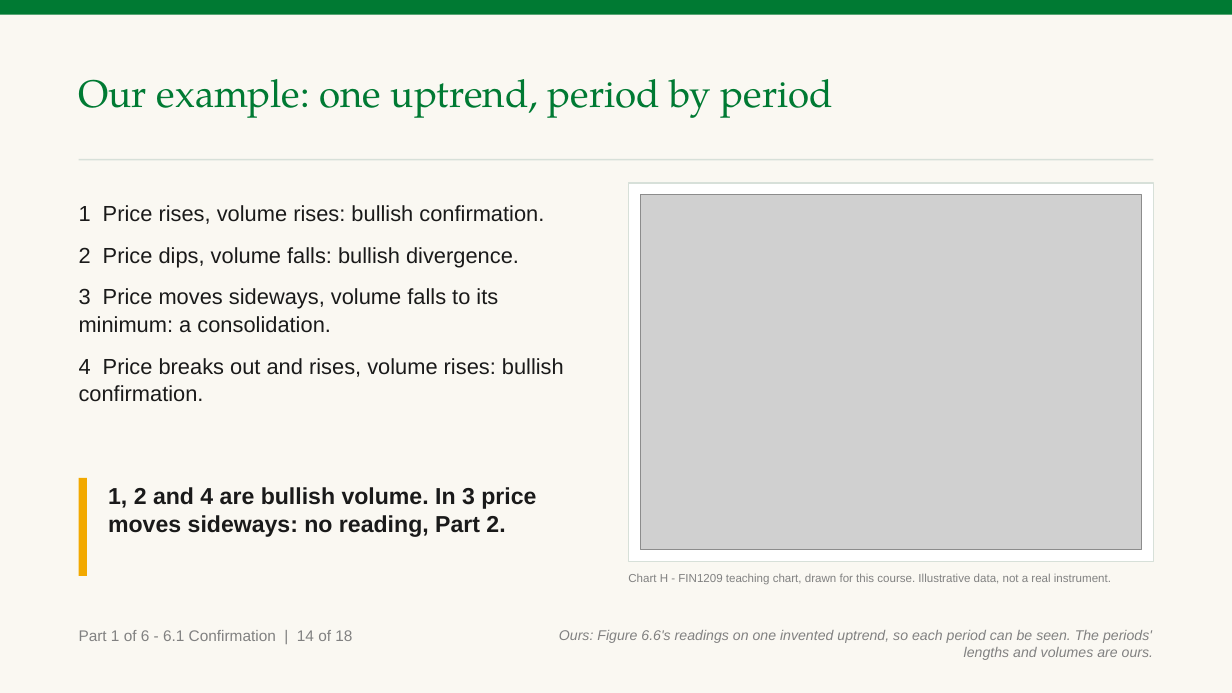
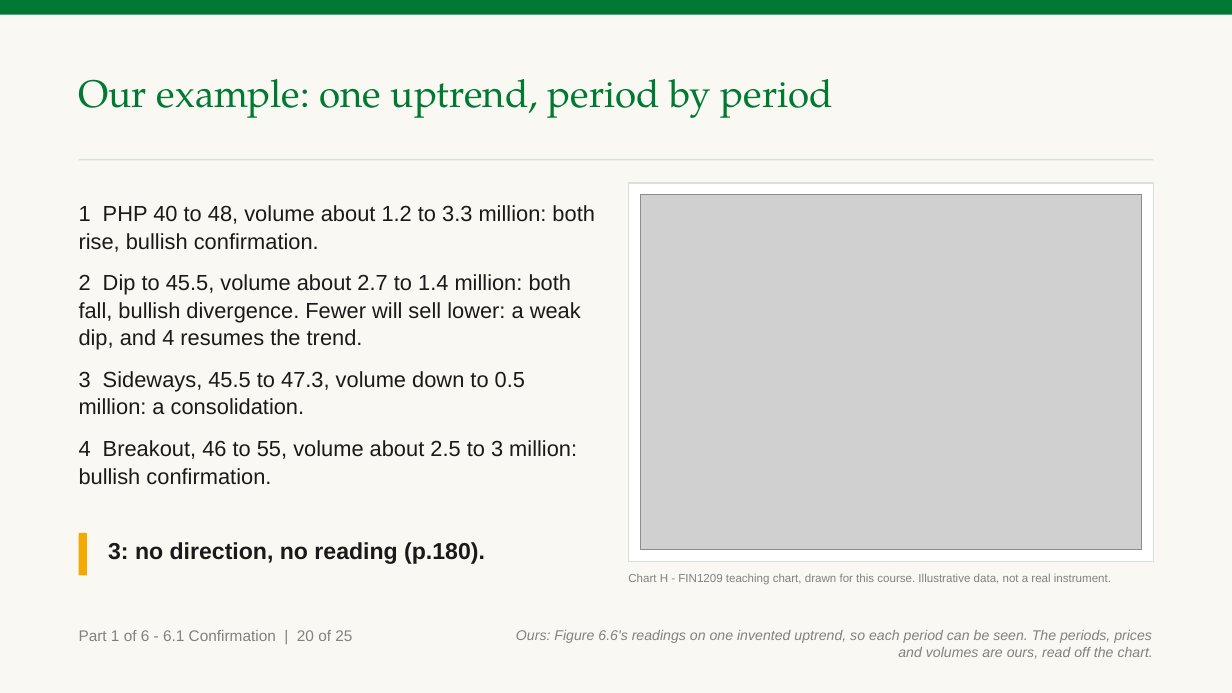
Before and after one commit to benjiesotelo-sudo/Telos_FIN1209, a slide deck: slide 25 of chapter-06/FIN1209-Chapter-06.pptx (slide 19 before the commit). Drawn at 1232x693 pixels with LibreOffice and Linux fonts; fonts in the diff are those of the drawing; grey boxes stand for pictures. Boxes give left, top, right and bottom in pixels: in the first picture for what was removed or moved away, otherwise in the second. Text is boxed around its words. In the diff, an @@ line names an element or a change of style, - is before the commit and + after.

```diff
--- a/chapter-06/FIN1209-Chapter-06.pptx
+++ b/chapter-06/FIN1209-Chapter-06.pptx
@@ text at [79, 205, 594, 485]: text changed @@
-1 Price rises, volume rises: bullish confirmation.
-2 Price dips, volume falls: bullish divergence.
-3 Price moves sideways, volume falls to its minimum: a consolidation.
-4 Price breaks out and rises, volume rises: bullish confirmation.
+1 PHP 40 to 48, volume about 1.2 to 3.3 million: both rise, bullish confirmation.
+2 Dip to 45.5, volume about 2.7 to 1.4 million: both fall, bullish divergence. Fewer will sell lower: a weak dip, and 4 resumes the trend.
+3 Sideways, 45.5 to 47.3, volume down to 0.5 million: a consolidation.
+4 Breakout, 46 to 55, volume about 2.5 to 3 million: bullish confirmation.
@@ rectangle: place and size @@
-rectangle at [79, 478, 87, 576]
+rectangle at [79, 533, 87, 576]
@@ text at [108, 542, 485, 564]: text changed @@
-1, 2 and 4 are bullish volume. In 3 price moves sideways: no reading, Part 2.
+3: no direction, no reading (p.180).
@@ text at [79, 630, 352, 641]: text changed @@
-Part 1 of 6 - 6.1 Confirmation | 14 of 18
+Part 1 of 6 - 6.1 Confirmation | 20 of 25
@@ text at [516, 630, 1153, 659]: text changed @@
-Ours: Figure 6.6's readings on one invented uptrend, so each period can be seen. The periods' lengths and volumes are ours.
+Ours: Figure 6.6's readings on one invented uptrend, so each period can be seen. The periods, prices and volumes are ours, read off the chart.
```
Also in this commit, not shown: 21 other slides changed, 7 slides added, 3 other files.
